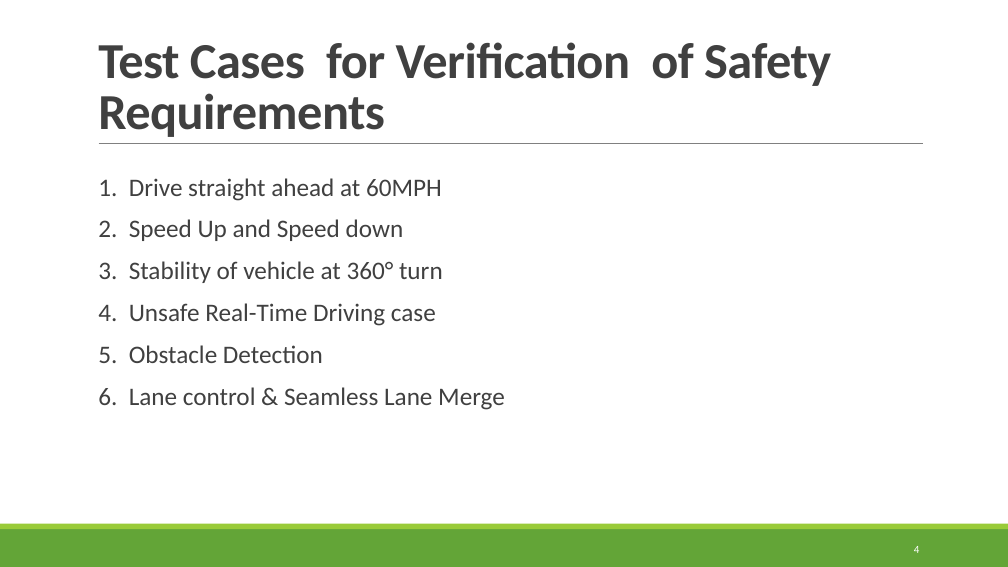
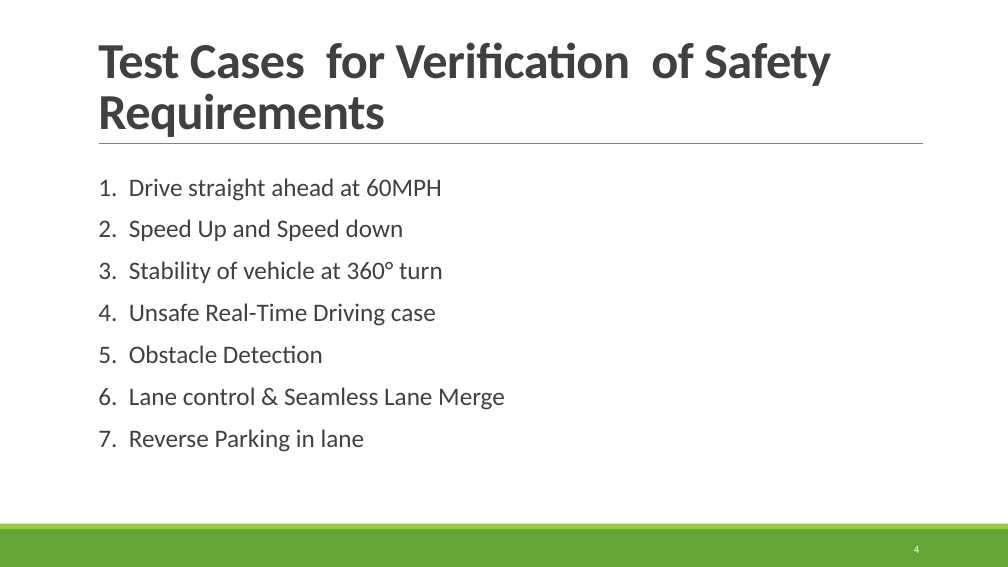
Before and after one commit to TytanRock/ECE-5734-Project, a slide deck: slide 4 of Project Progress Presentaion.pptx. Drawn at 1008x567 pixels with LibreOffice and Linux fonts; fonts in the diff are those of the drawing. Boxes give left, top, right and bottom in pixels: in the first picture for what was removed or moved away, otherwise in the second. Text is boxed around its words. In the diff, an @@ line names an element or a change of style, - is before the commit and + after.

```diff
--- a/Project Progress Presentaion.pptx
+++ b/Project Progress Presentaion.pptx
@@ text at (98,429,365,452): paragraph added @@
+  7. Reverse Parking in lane
```
Also in this commit, not shown: 7 other slides changed, 1 other file.
